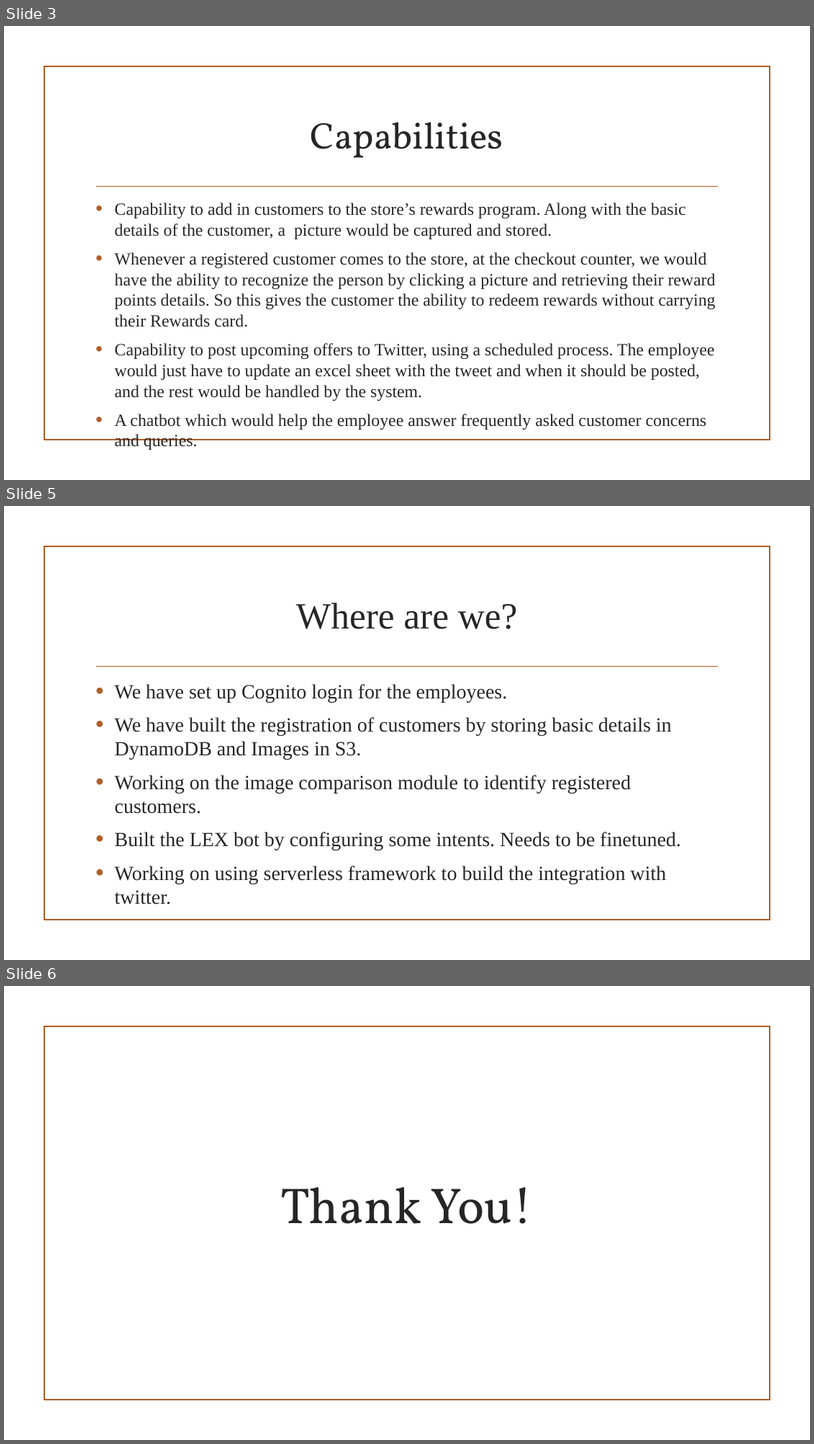
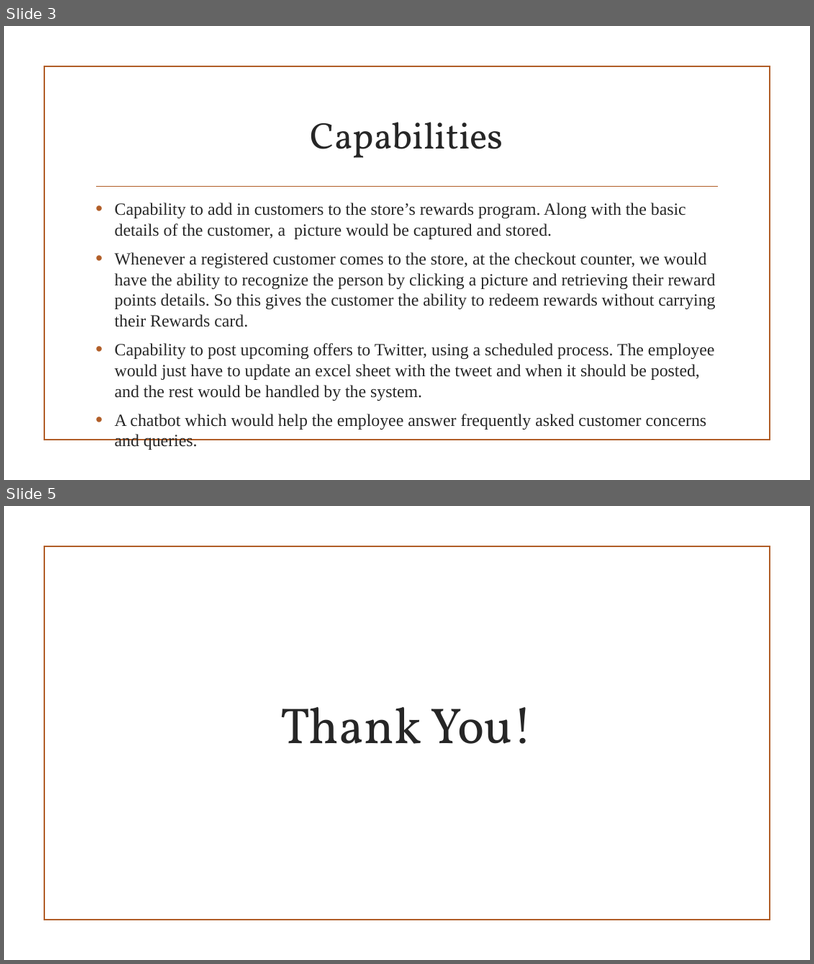
Before and after one commit to prar1612/StoreAssist, a slide deck: ProjectDocumentation/StoreAssist.pptx. Shown one above the other, each under a label of ours: slides 3, 5 and 6 before the commit, slides 3 and 5 after it; the slides between them are not shown. The pictures are 814x1444 and 814x964 pixels, drawn with LibreOffice and Linux fonts; fonts in the diff are those of the drawing; background and template pictures are left out. Boxes give left, top, right and bottom in pixels: in the first picture for what was removed or moved away, otherwise in the second. Text is boxed around its words. In the diff, an @@ line names an element or a change of style, - is before the commit and + after.

```diff
--- a/ProjectDocumentation/StoreAssist.pptx
+++ b/ProjectDocumentation/StoreAssist.pptx
@@ slide 5 removed at <box>4,506,810,960</box>, background picture (left out); not listed: 2 template elements that a slide beside it also shows @@
@@ title removed at <box>296,602,518,629</box> @@
-Where are we?
@@ text removed at <box>115,684,682,904</box> @@
-• We have set up Cognito login for the employees.
-• We have built the registration of customers by storing basic details in DynamoDB and Images in S3.
-• Working on the image comparison module to identify registered customers.
-• Built the LEX bot by configuring some intents. Needs to be finetuned.
-• Working on using serverless framework to build the integration with twitter.
@@ what was slide 6 is now slide 5 @@
```
Also in this commit, not shown: 1 slide added, 1 other slide removed, 1 other file.
